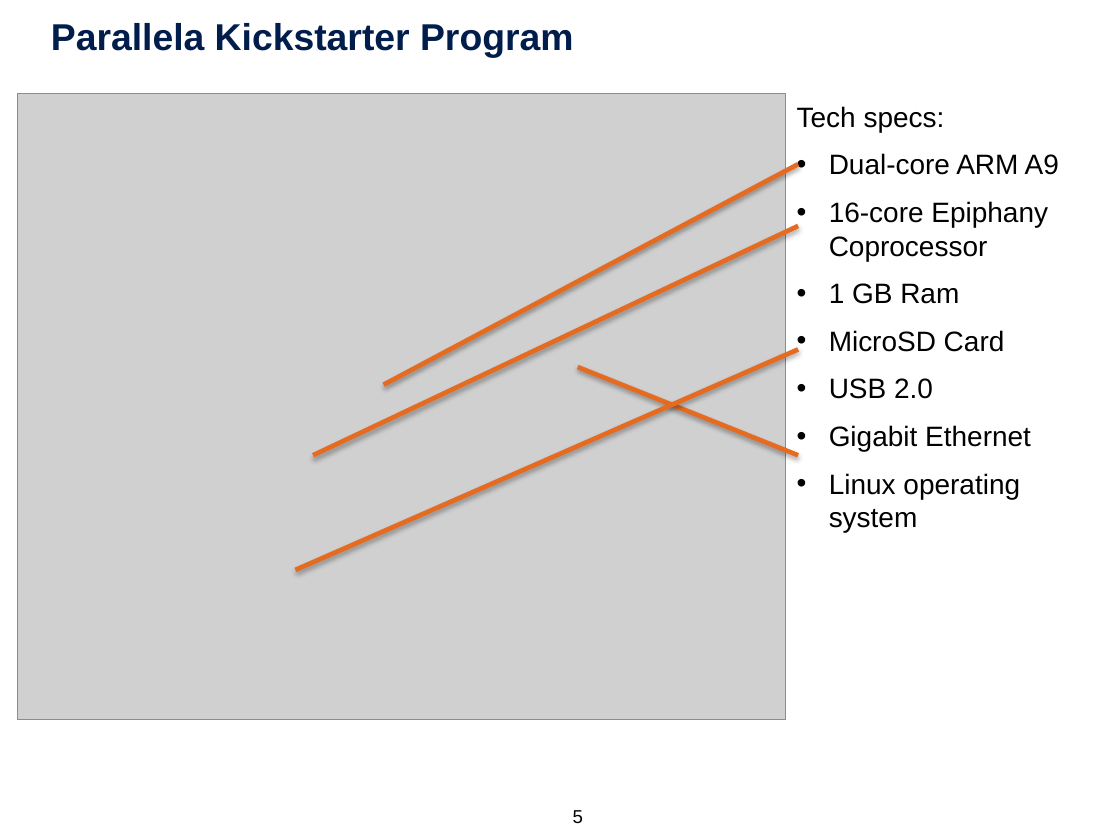
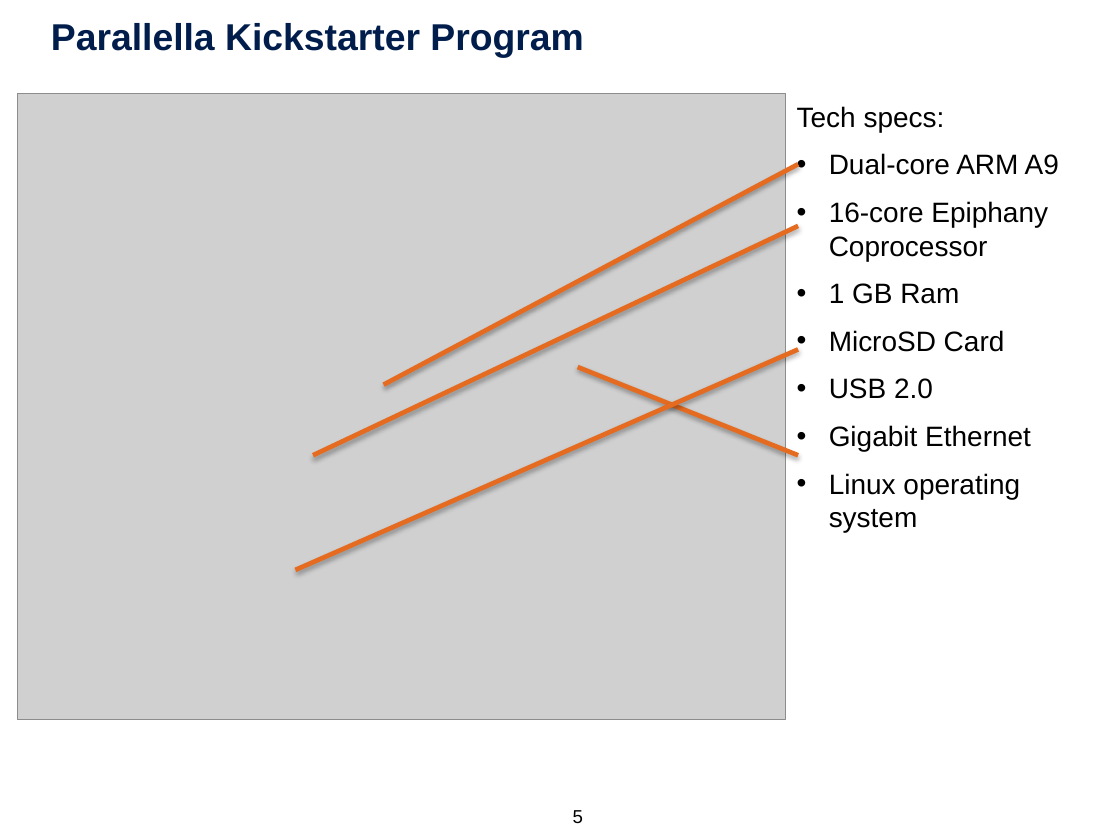
Before and after one commit to tobiashuste/parallella-hauptseminar, a slide deck: slide 5 of presentation/praesentation.pptx. Drawn at 1120x840 pixels with LibreOffice and Linux fonts; fonts in the diff are those of the drawing; grey boxes stand for pictures; background and template pictures are left out. Boxes give left, top, right and bottom in pixels: in the first picture for what was removed or moved away, otherwise in the second. Text is boxed around its words. In the diff, an @@ line names an element or a change of style, - is before the commit and + after.

```diff
--- a/presentation/praesentation.pptx
+++ b/presentation/praesentation.pptx
@@ title at box(51, 23, 583, 58): text changed @@
-Parallela Kickstarter Program
+Parallella Kickstarter Program
```
Also in this commit, not shown: 4 other slides changed.
